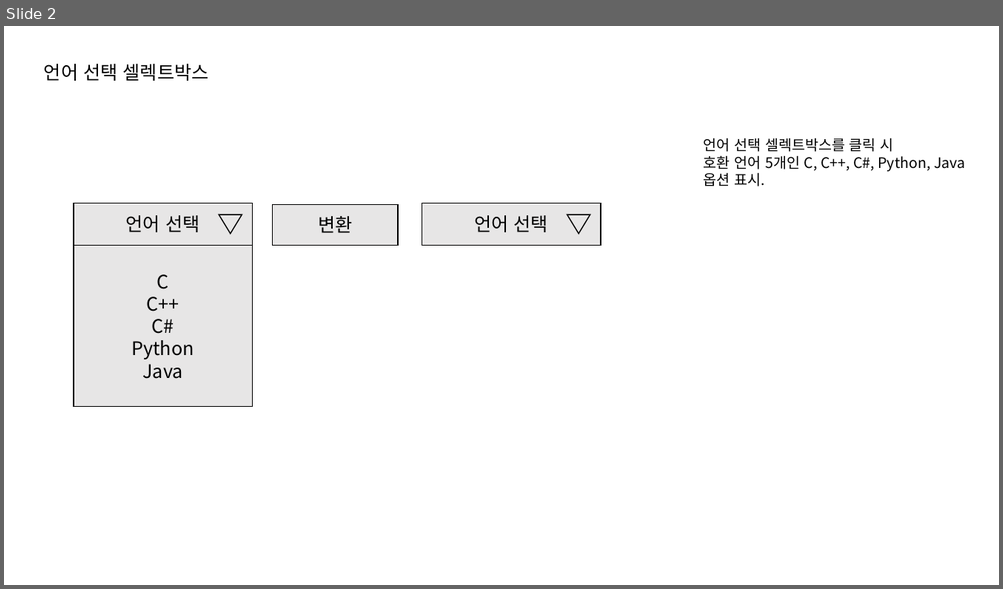
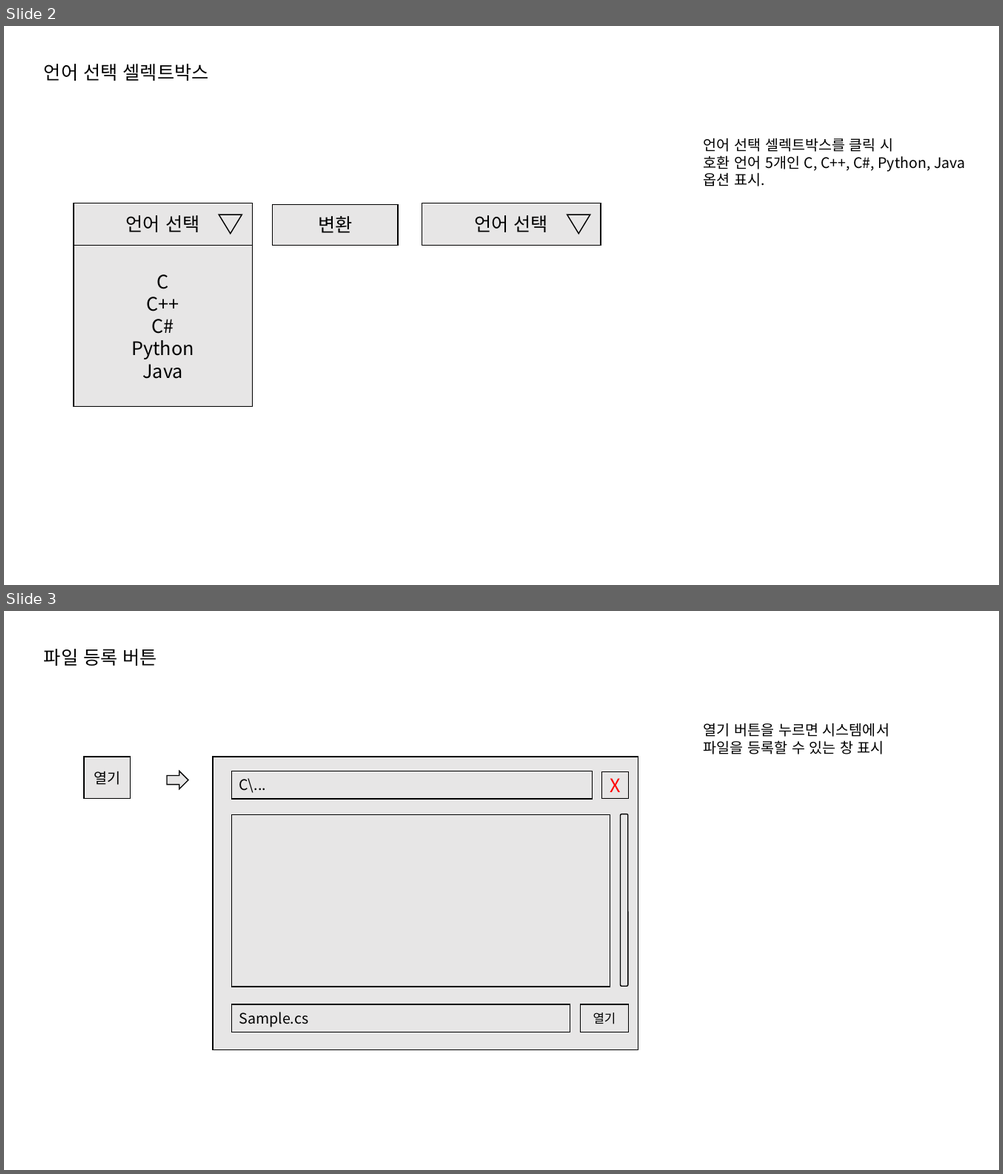
Before and after one commit to Listera0/TransCompiler_for_beginner, a slide deck: [2] 구현/WebSite/TransCompiler_for_beginner StoryBoard.pptx. Shown one above the other, each under a label of ours: slide 2 before the commit, slides 2 and 3 after it. The pictures are 1003x589 and 1003x1174 pixels, drawn with LibreOffice and Linux fonts; fonts in the diff are those of the drawing. Boxes give left, top, right and bottom in pixels: in the first picture for what was removed or moved away, otherwise in the second. Text is boxed around its words. In the diff, an @@ line names an element or a change of style, - is before the commit and + after.

```diff
--- a/[2] 구현/WebSite/TransCompiler_for_beginner StoryBoard.pptx
+++ b/[2] 구현/WebSite/TransCompiler_for_beginner StoryBoard.pptx
@@ slide 3 added at [4, 611, 999, 1170], background #FFFFFF @@
@@ text added at [44, 649, 157, 666], 18 pt, text #000000 @@
+파일 등록 버튼
@@ text added at [703, 723, 889, 755], 14 pt, text #000000 @@
+열기 버튼을 누르면 시스템에서
+파일을 등록할 수 있는 창 표시
@@ rectangle added at [84, 757, 130, 798], fill #E7E6E6, outline #000000 1 pt, 14 pt, text #000000 @@
+열기
@@ rectangle added at [213, 757, 638, 1051], fill #E7E6E6, outline #000000 1 pt @@
@@ right arrow added at [167, 772, 188, 789], fill #E7E6E6, outline #000000 1 pt @@
@@ rectangle added at [232, 772, 592, 799], fill #E7E6E6, outline #000000 1 pt, 14 pt, text #000000 @@
+C\...
@@ rectangle added at [602, 772, 629, 799], fill #E7E6E6, outline #000000 1 pt, 18 pt, text #FF0000 @@
+X
@@ rectangle added at [232, 815, 610, 987], fill #E7E6E6, outline #000000 1 pt @@
@@ rounded rectangle added at [620, 814, 628, 986], fill #E7E6E6, outline #000000 1 pt @@
@@ rectangle added at [232, 1005, 569, 1033], fill #E7E6E6, outline #000000 1 pt, 14 pt, text #000000 @@
+Sample.cs
@@ rectangle added at [580, 1005, 629, 1033], fill #E7E6E6, outline #000000 1 pt, 12 pt, text #000000 @@
+열기
```
Also in this commit, not shown: 1 slide changed, 1 other slide added, 28 other files.
